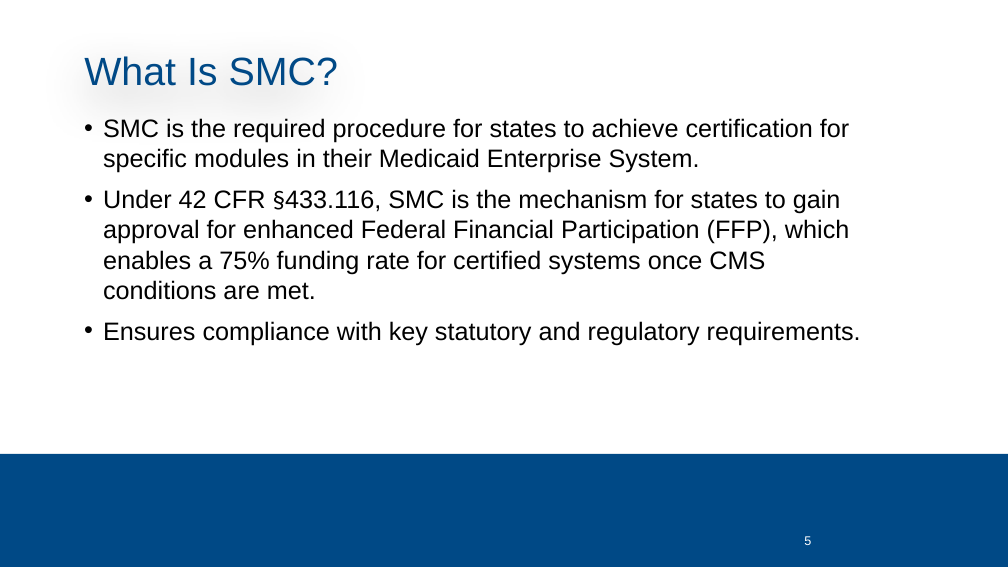
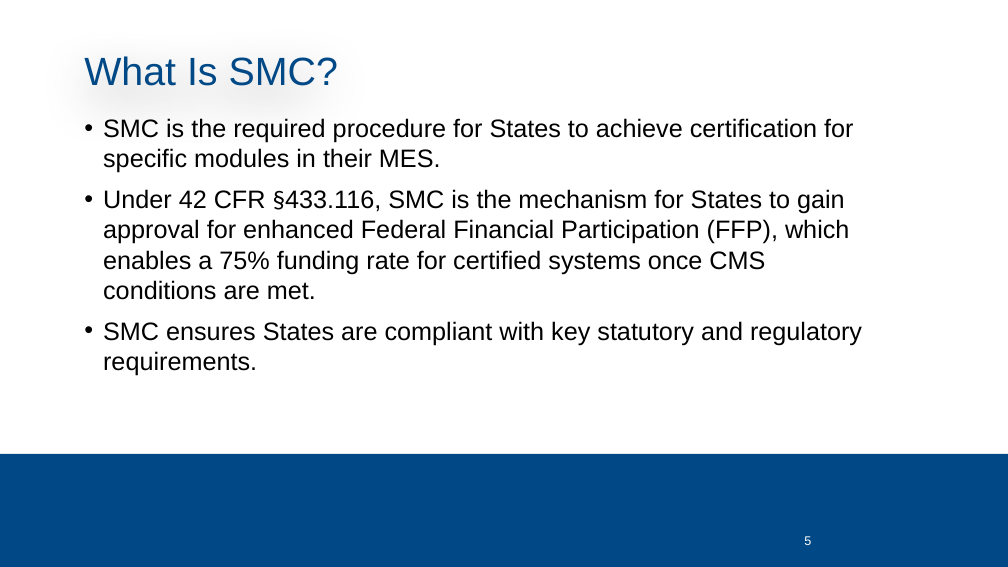
Before and after one commit to CMSgov/CMCS-DSG-DSS-Certification-Staging, a slide deck: slide 5 of SMC Kickoff Deck.pptx. Drawn at 1008x567 pixels with LibreOffice and Linux fonts; fonts in the diff are those of the drawing; background and template pictures are left out. Boxes give left, top, right and bottom in pixels: in the first picture for what was removed or moved away, otherwise in the second. Text is boxed around its words. In the diff, an @@ line names an element or a change of style, - is before the commit and + after.

```diff
--- a/SMC Kickoff Deck.pptx
+++ b/SMC Kickoff Deck.pptx
@@ text at [103, 118, 862, 376]: text changed @@
-• SMC is the required procedure for states to achieve certification for specific modules in their Medicaid Enterprise System.
-• Under 42 CFR §433.116, SMC is the mechanism for states to gain approval for enhanced Federal Financial Participation (FFP), which enables a 75% funding rate for certified systems once CMS conditions are met.
-• Ensures compliance with key statutory and regulatory requirements.
+• SMC is the required procedure for States to achieve certification for specific modules in their MES.
+• Under 42 CFR §433.116, SMC is the mechanism for States to gain approval for enhanced Federal Financial Participation (FFP), which enables a 75% funding rate for certified systems once CMS conditions are met.
+• SMC ensures States are compliant with key statutory and regulatory requirements.
```
Also in this commit, not shown: 25 other slides changed, 2 slides added, 3 slides removed.
